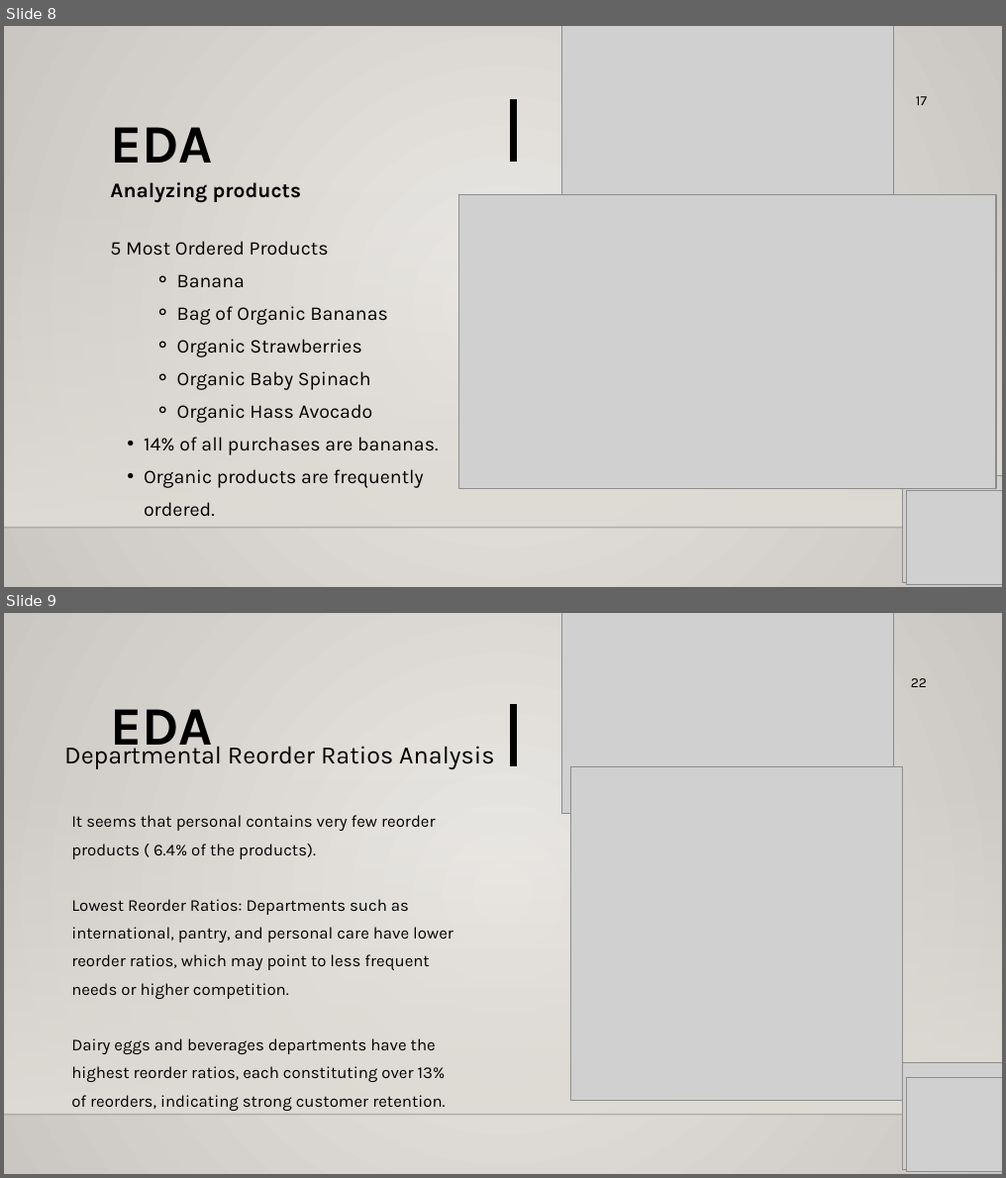
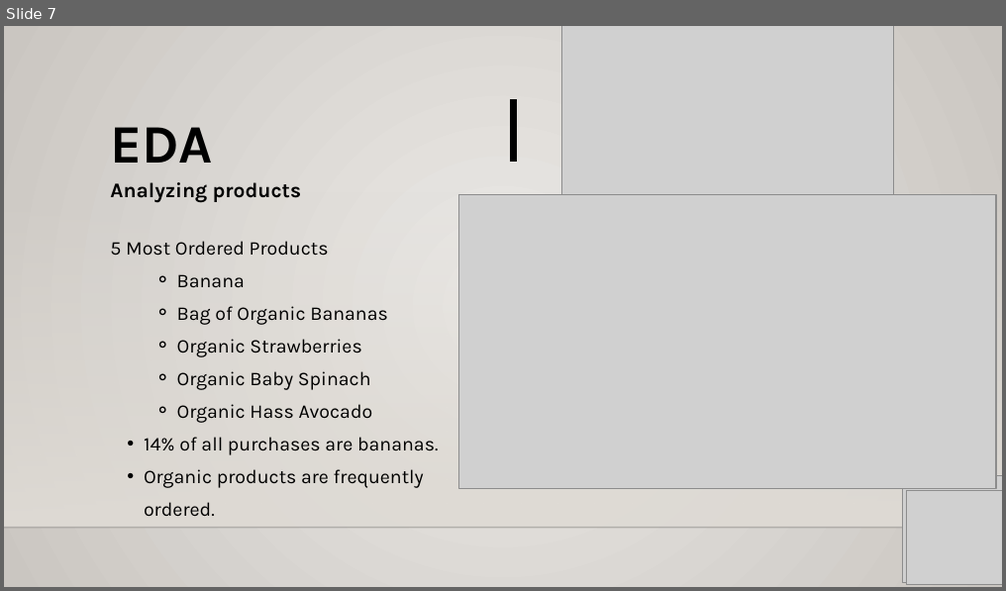
Before and after one commit to bharath21gaju/GroceryItems_Recommender, a slide deck: MidTerm_USML.pptx. Shown one above the other, each under a label of ours: slides 8 and 9 before the commit, slide 7 after it. The pictures are 1006x1178 and 1006x591 pixels, drawn with LibreOffice and Linux fonts; fonts in the diff are those of the drawing; grey boxes stand for pictures; background and template pictures are left out. Boxes give left, top, right and bottom in pixels: in the first picture for what was removed or moved away, otherwise in the second. Text is boxed around its words. In the diff, an @@ line names an element or a change of style, - is before the commit and + after.

```diff
--- a/MidTerm_USML.pptx
+++ b/MidTerm_USML.pptx
@@ slide 9 removed at (4,613,1002,1174), background gradient #ECEAE7 to #CAC7C1; not listed: 2 template elements that a slide beside it also shows @@
@@ picture removed at (561,613,893,814) @@
@@ text removed at (911,678,927,687) @@
-22
@@ text removed at (110,709,213,758) @@
-EDA
@@ line removed from (513, 766) to (513, 705) @@
@@ text removed at (64,742,494,769) @@
-Departmental Reorder Ratios Analysis
@@ picture removed at (571,766,902,1100) @@
@@ text removed at (71,815,453,1111) @@
-It seems that personal contains very few reorder products ( 6.4% of the products).
-Lowest Reorder Ratios: Departments such as international, pantry, and personal care have lower reorder ratios, which may point to less frequent needs or higher competition.
-Dairy eggs and beverages departments have the highest reorder ratios, each constituting over 13% of reorders, indicating strong customer retention.
@@ picture removed at (903,1063,1002,1169) @@
@@ picture removed at (906,1078,1002,1171) @@
@@ what was slide 8 is now slide 7 @@
@@ slide 7 changed as well @@
@@ text removed at (916,96,927,105) @@
-17
```
Also in this commit, not shown: 13 other slides changed, 1 slide added, 11 other slides removed.
